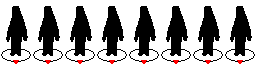
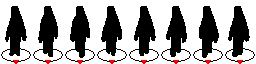
Layers edited between the first and the second (256, 64) image:
renamed "Layer 6" to "Layer 14", moved it above "Layer 1", painted on it over <box>228,6,252,57</box>
renamed "Layer 6" to "Layer 13", moved it above "Layer 1", painted on it over <box>198,6,220,58</box>
renamed "Layer 6" to "Layer 12", moved it above "Layer 1", painted on it over <box>166,29,188,57</box>
renamed "Layer 6" to "Layer 11", moved it above "Layer 1", painted on it over <box>134,35,149,56</box>
renamed "Layer 6" to "Layer 10", moved it above "Layer 1", painted on it over <box>101,6,124,56</box>
renamed "Layer 6" to "Layer 9", moved it above "Layer 1", painted on it over <box>70,16,92,58</box>
renamed "Layer 6" to "Layer 8", moved it above "Layer 1", painted on it over <box>39,15,60,57</box>
renamed "Layer 6" to "Layer 7", moved it above "Layer 1", painted on it over <box>5,6,28,56</box>
